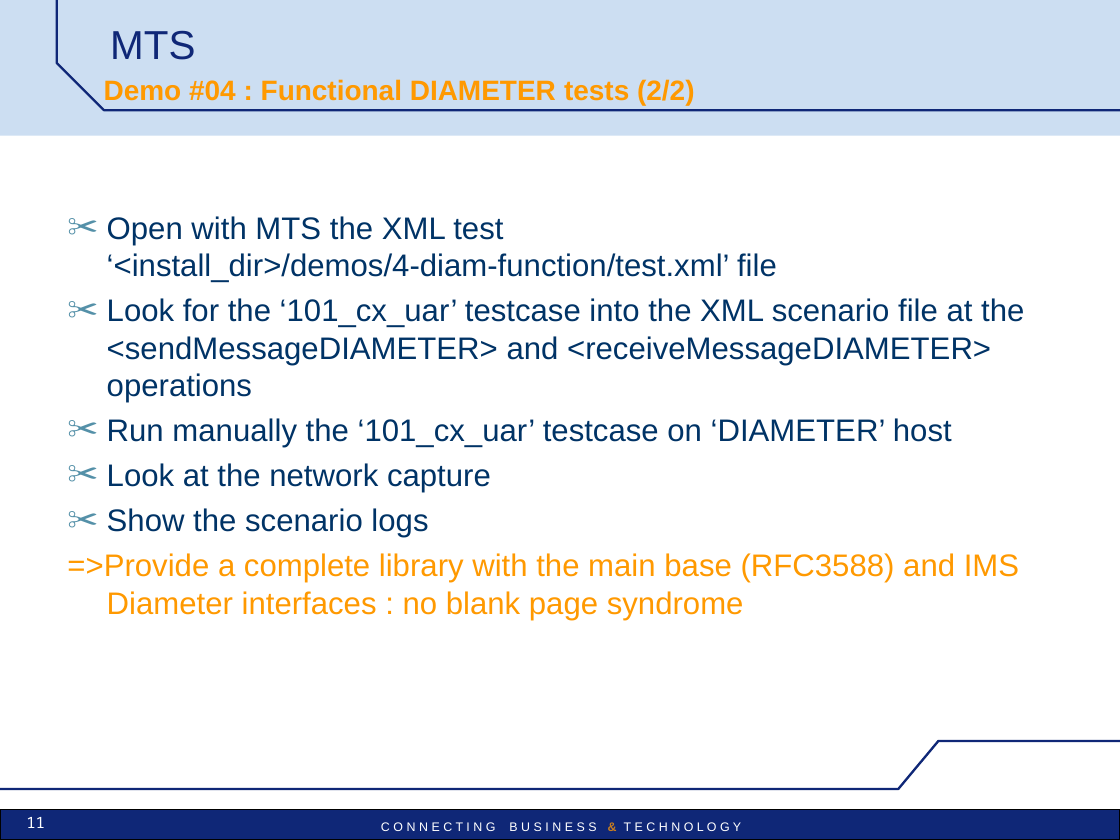
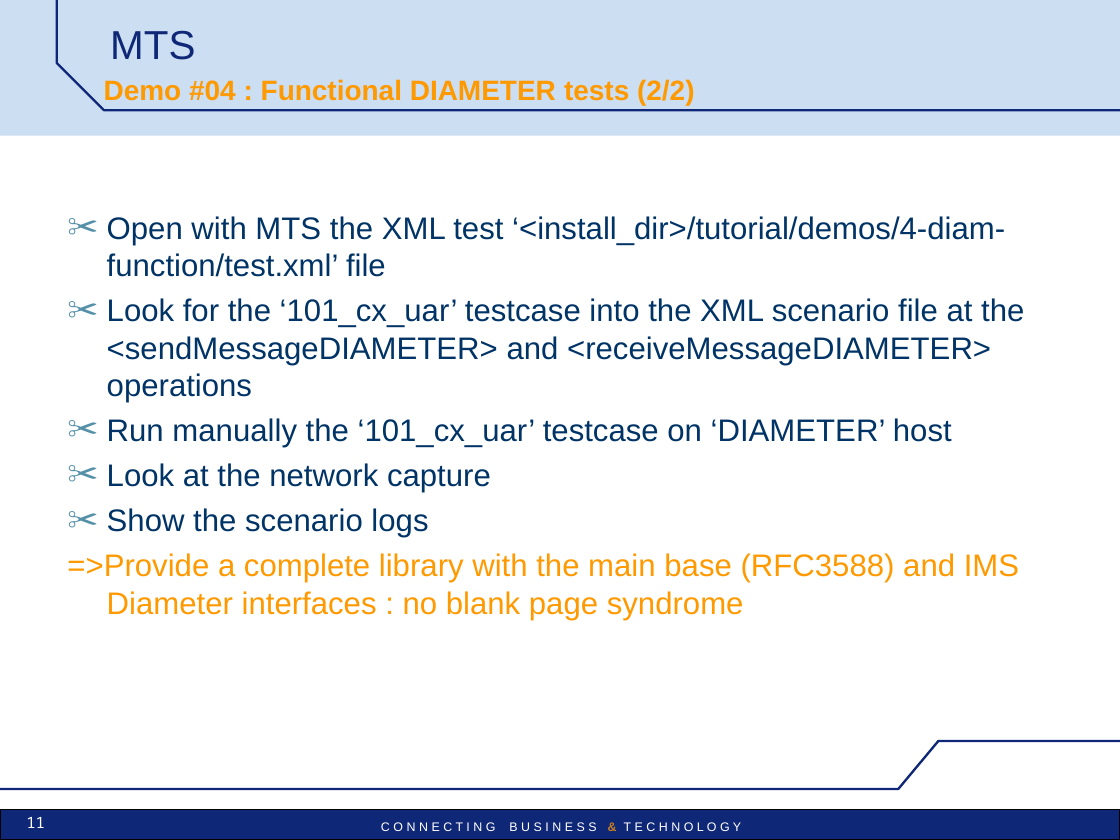
Before and after one commit to vu3mmg/mts-project, a slide deck: slide 11 of trunk/mts/src/main/doc/MTS_pres_demos.ppt. Drawn at 1120x840 pixels with LibreOffice and Linux fonts; fonts in the diff are those of the drawing; background and template pictures are left out. Boxes give left, top, right and bottom in pixels: in the first picture for what was removed or moved away, otherwise in the second. Text is boxed around its words. In the diff, an @@ line names an element or a change of style, - is before the commit and + after.

```diff
--- a/trunk/mts/src/main/doc/MTS_pres_demos.ppt
+++ b/trunk/mts/src/main/doc/MTS_pres_demos.ppt
@@ text at (107, 216, 1005, 277): text changed @@
-✂ Open with MTS the XML test ‘<install_dir>/demos/4-diam-function/test.xml’ file
+✂ Open with MTS the XML test ‘<install_dir>/tutorial/demos/4-diam-function/test.xml’ file
```
Also in this commit, not shown: 14 other slides changed, 2 slides added.
